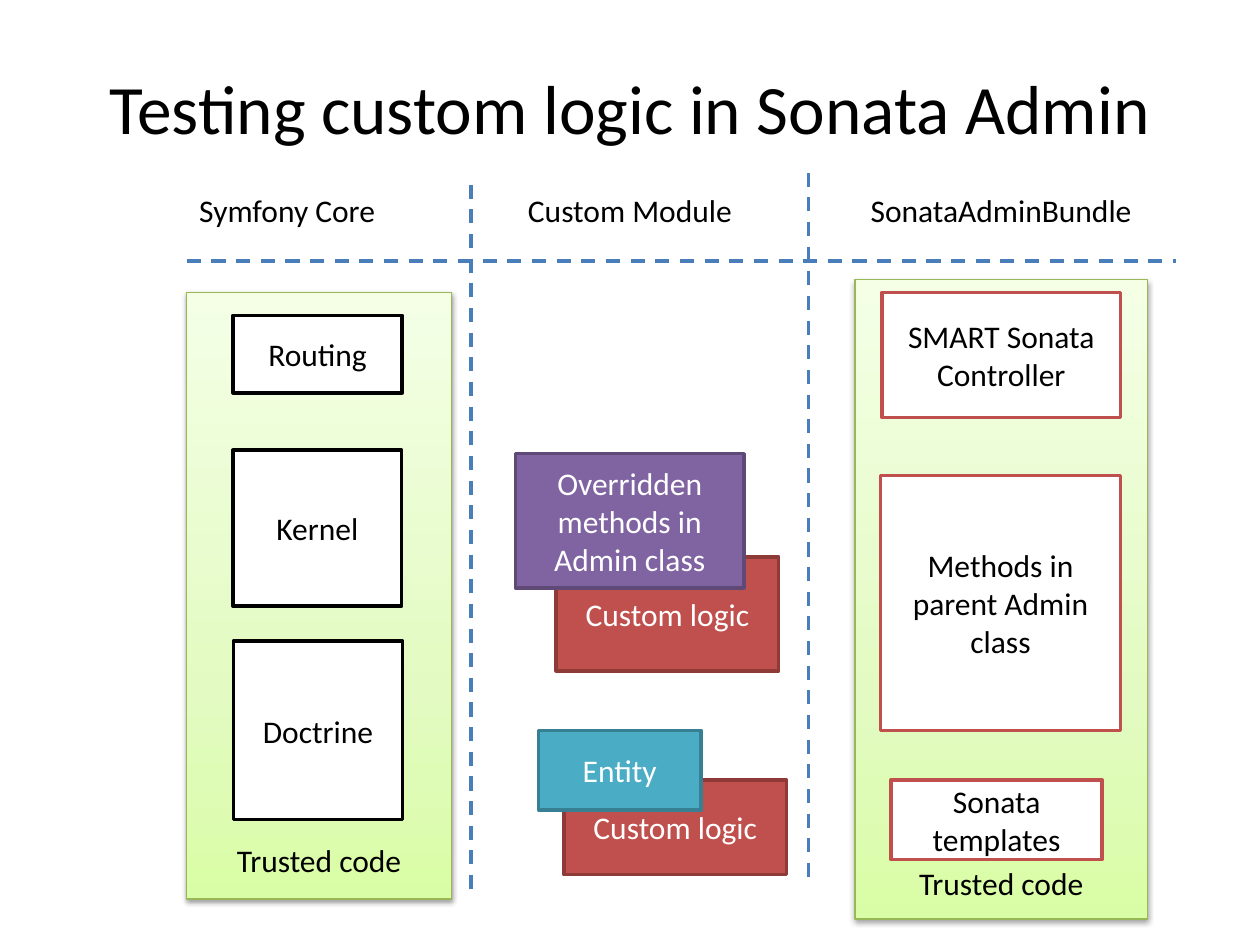
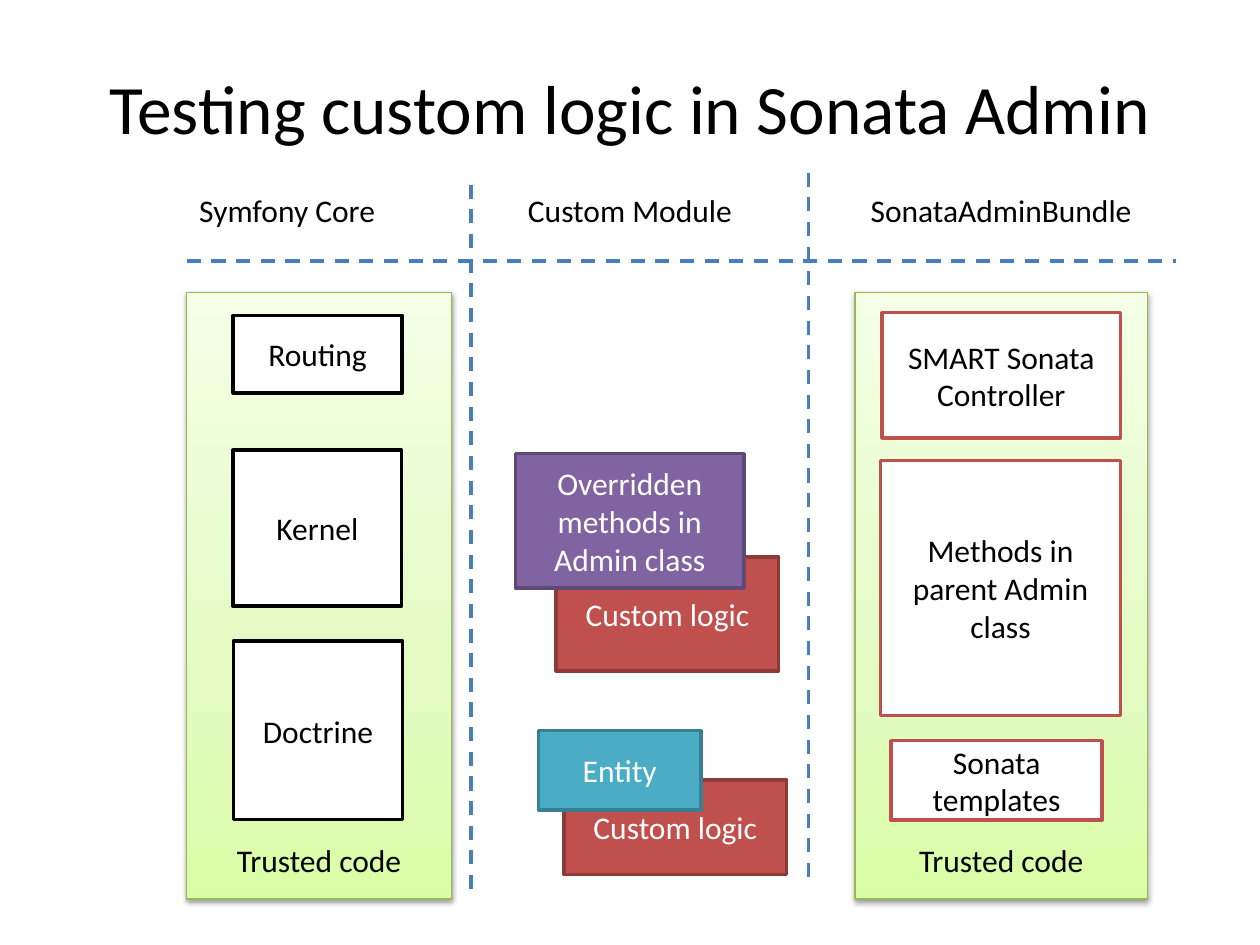
Before and after one commit to e-moe/sf-levi9, a slide deck: slide 13 of assets/workshop_2_sonata.pptx. Drawn at 1260x945 pixels with LibreOffice and Linux fonts; fonts in the diff are those of the drawing. Boxes give left, top, right and bottom in pixels: in the first picture for what was removed or moved away, otherwise in the second. Text is boxed around its words. In the diff, an @@ line names an element or a change of style, - is before the commit and + after.

Commit message:
pptx upd

```diff
--- a/assets/workshop_2_sonata.pptx
+++ b/assets/workshop_2_sonata.pptx
@@ rectangle "Trusted code": place and size @@
-rectangle "Trusted code" at (856,280,1148,919)
+rectangle "Trusted code" at (856,292,1148,900)
@@ rectangle "SMART Sonata Controller": place and size @@
-rectangle "SMART Sonata Controller" at (882,292,1120,418)
+rectangle "SMART Sonata Controller" at (882,312,1120,438)
@@ rectangle "Methods in parent Admin class": place and size @@
-rectangle "Methods in parent Admin class" at (881,475,1120,730)
+rectangle "Methods in parent Admin class" at (881,461,1120,716)
@@ rectangle "Sonata templates": place and size @@
-rectangle "Sonata templates" at (891,780,1102,859)
+rectangle "Sonata templates" at (891,741,1102,820)
```
